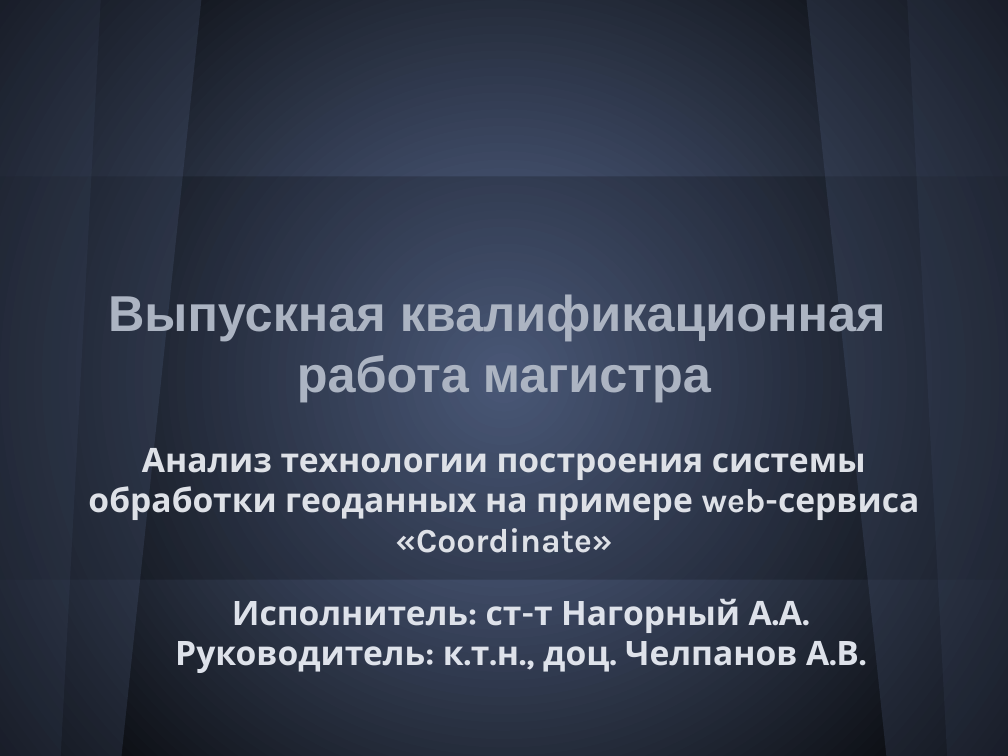
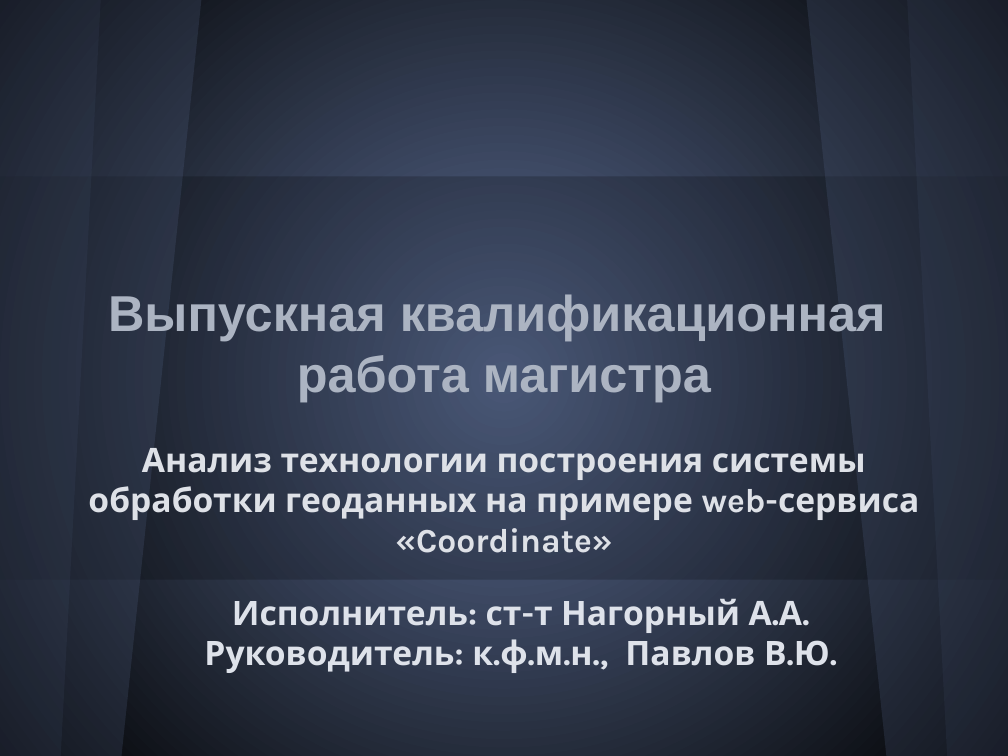
Before and after one commit to Melancholic/Coordinate-reports, a slide deck: slide 1 of Презентация.pptx. Drawn at 1008x756 pixels with LibreOffice and Linux fonts; fonts in the diff are those of the drawing. Boxes give left, top, right and bottom in pixels: in the first picture for what was removed or moved away, otherwise in the second. Text is boxed around its words. In the diff, an @@ line names an element or a change of style, - is before the commit and + after.

Commit message:
Изменена презентация

```diff
--- a/Презентация.pptx
+++ b/Презентация.pptx
@@ subtitle at box(204, 639, 830, 673): text changed @@
-Руководитель: к.т.н., доц. Челпанов А.В.
+Руководитель: к.ф.м.н., Павлов В.Ю.
```
